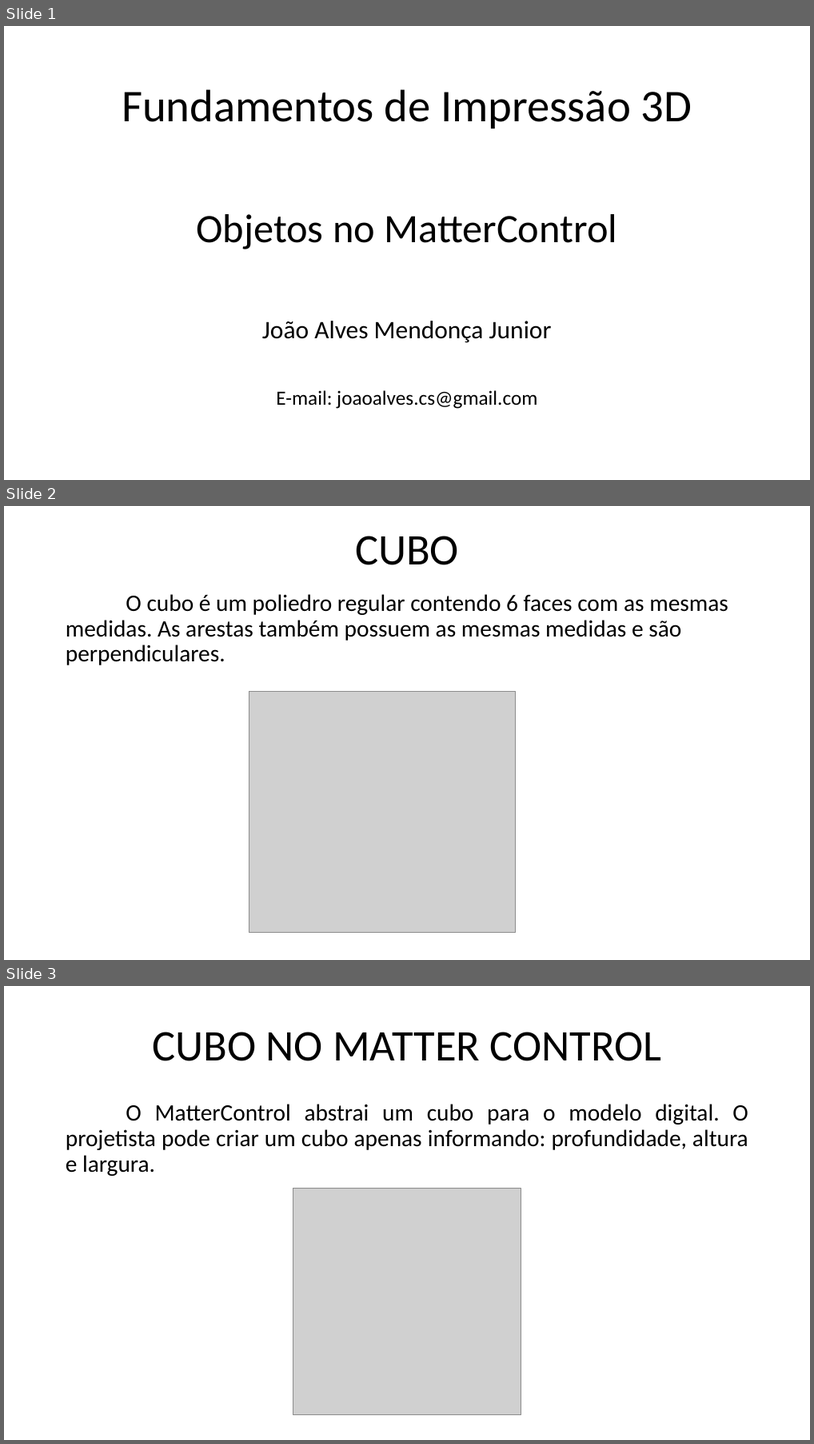
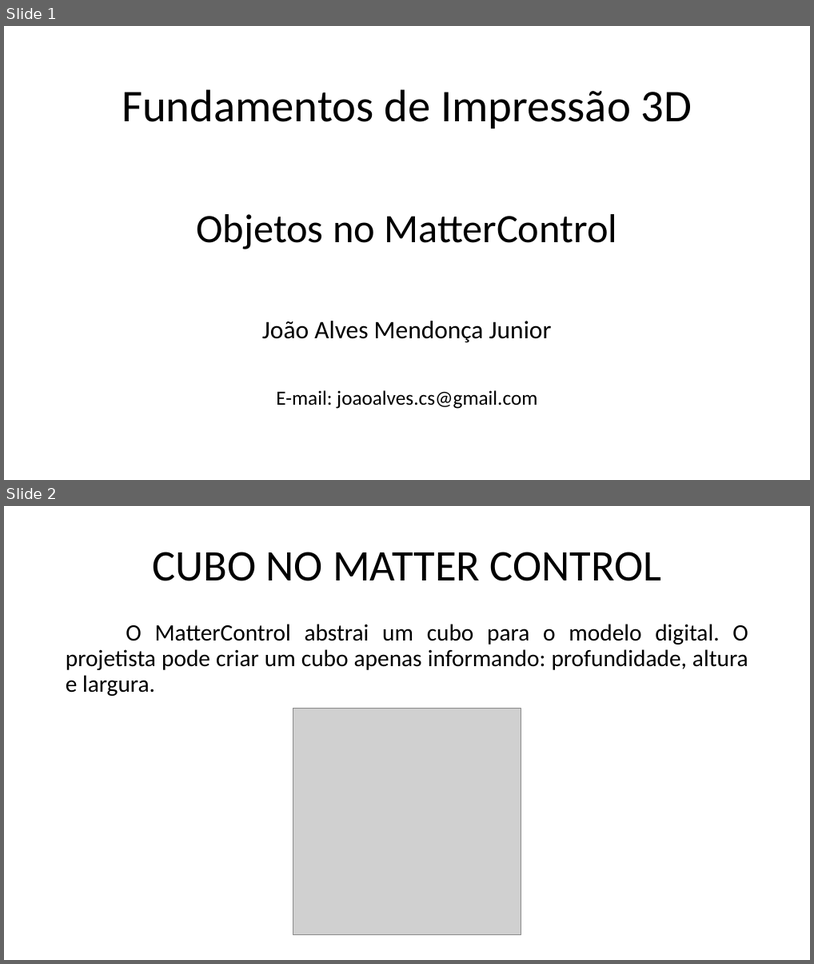
Before and after one commit to marcosdosea/ManualImpessora3D, a slide deck: Curso/Fundamentos de impressão 3D - Objetos.pptx. Shown one above the other, each under a label of ours: slides 1, 2 and 3 before the commit, slides 1 and 2 after it. The pictures are 814x1444 and 814x964 pixels, drawn with LibreOffice and Linux fonts; fonts in the diff are those of the drawing; grey boxes stand for pictures. Boxes give left, top, right and bottom in pixels: in the first picture for what was removed or moved away, otherwise in the second. Text is boxed around its words. In the diff, an @@ line names an element or a change of style, - is before the commit and + after.

```diff
--- a/Curso/Fundamentos de impressão 3D - Objetos.pptx
+++ b/Curso/Fundamentos de impressão 3D - Objetos.pptx
@@ slide 2 removed at (4,506,810,960), background #FFFFFF @@
@@ title removed at (355,536,459,565) @@
-CUBO
@@ text removed at (66,594,729,665) @@
-O cubo é um poliedro regular contendo 6 faces com as mesmas medidas. As arestas também possuem as mesmas medidas e são perpendiculares.
@@ picture removed at (250,691,516,932) @@
@@ what was slide 3 is now slide 2 @@
```
Also in this commit, not shown: 5 slides changed, 3 slides added, 1 other slide removed, 2 other files.
